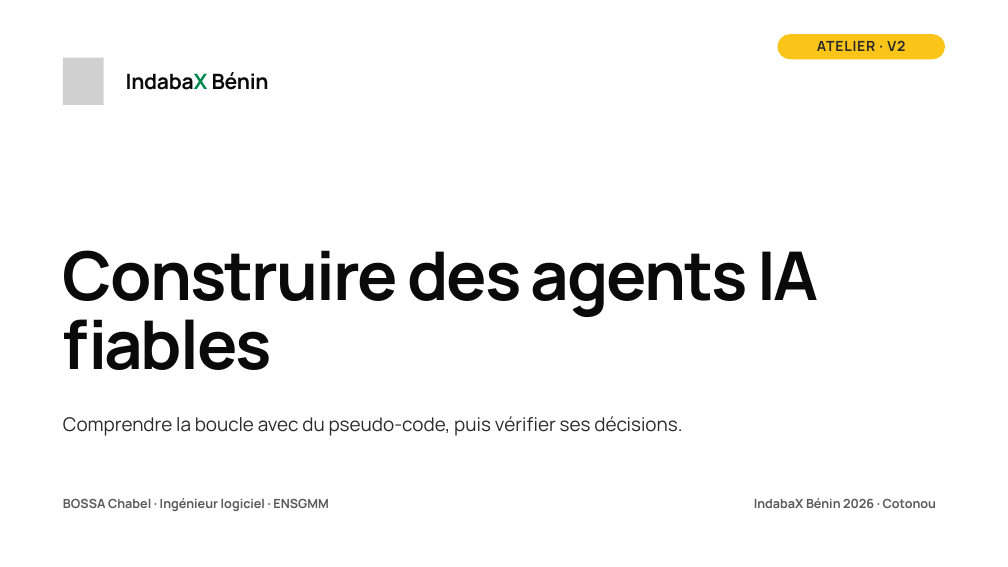
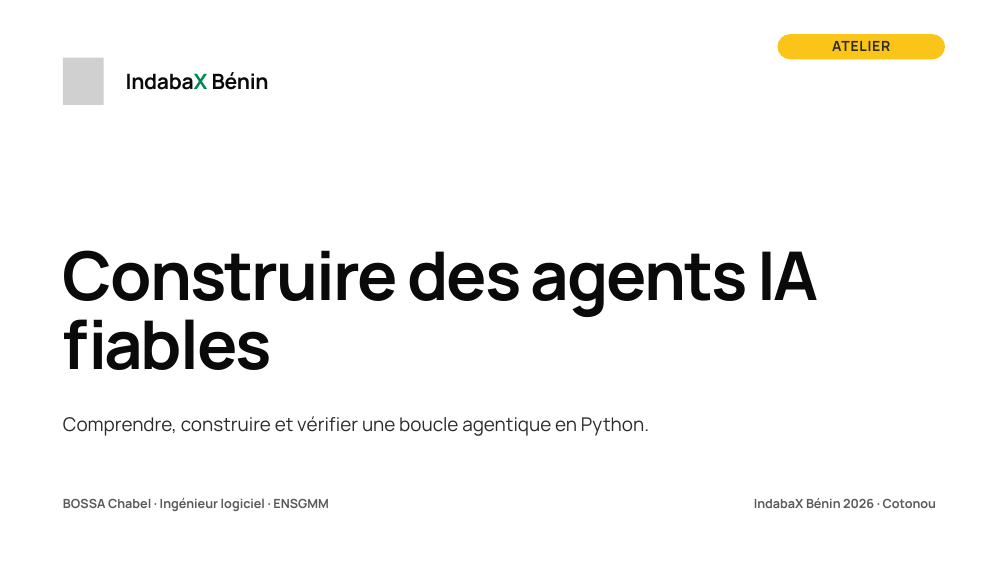
Before and after one commit to chabelbossa/indabax-reliable-ai-agents, a slide deck: slide 1 of slides/indabax-reliable-ai-agents-fr-v2.pptx. Drawn at 1008x567 pixels with LibreOffice and Linux fonts; fonts in the diff are those of the drawing; grey boxes stand for pictures. Boxes give left, top, right and bottom in pixels: in the first picture for what was removed or moved away, otherwise in the second. Text is boxed around its words. In the diff, an @@ line names an element or a change of style, - is before the commit and + after.

```diff
--- a/slides/indabax-reliable-ai-agents-fr-v2.pptx
+++ b/slides/indabax-reliable-ai-agents-fr-v2.pptx
@@ text at (x1=832, y1=41, x2=890, y2=51): text changed @@
-ATELIER · V2
+ATELIER
@@ text at (x1=63, y1=416, x2=649, y2=436): text changed @@
-Comprendre la boucle avec du pseudo-code, puis vérifier ses décisions.
+Comprendre, construire et vérifier une boucle agentique en Python.
```
Also in this commit, not shown: 8 other slides changed, 17 slides added, 18 slides removed, 5 other files.
